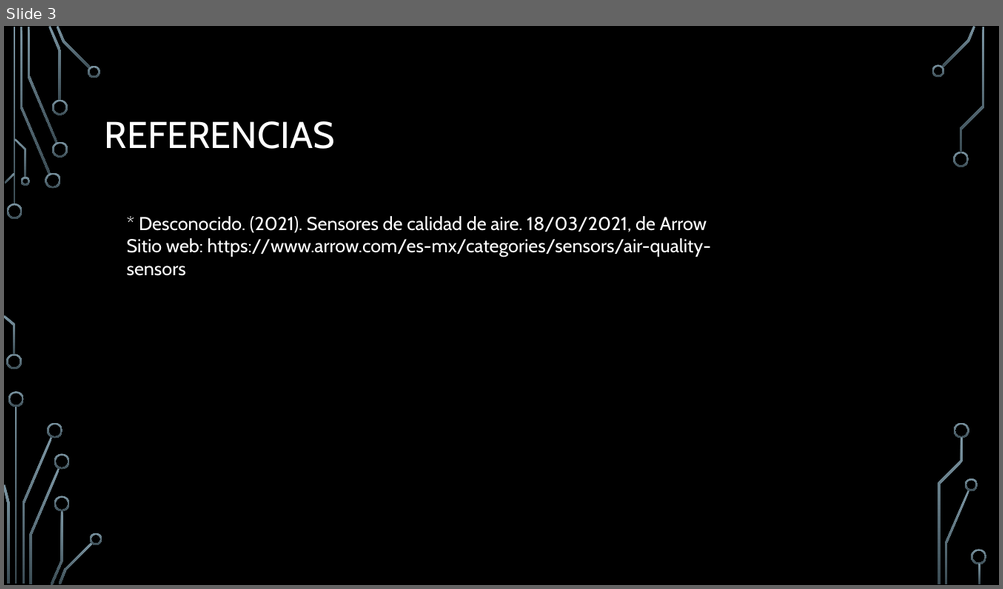
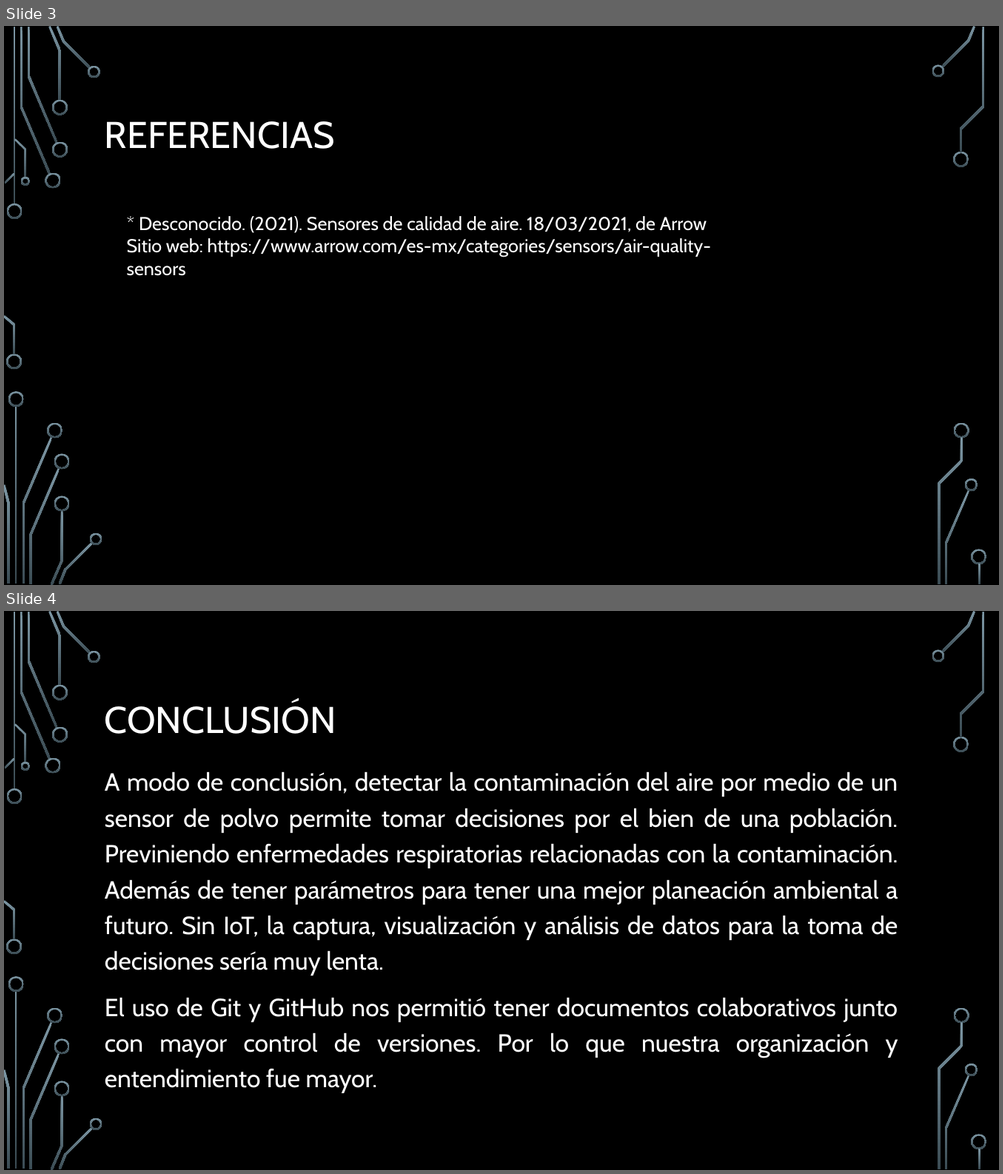
Before and after one commit to matheo-pw/Proyecto-CS, a slide deck: Proyecto Final CS.pptx. Shown one above the other, each under a label of ours: slide 3 before the commit, slides 3 and 4 after it. The pictures are 1003x589 and 1003x1174 pixels, drawn with LibreOffice and Linux fonts; fonts in the diff are those of the drawing; background and template pictures are left out. Boxes give left, top, right and bottom in pixels: in the first picture for what was removed or moved away, otherwise in the second. Text is boxed around its words. In the diff, an @@ line names an element or a change of style, - is before the commit and + after.

Commit message:
Agregue mi nombre y conclusión - Matheo

```diff
--- a/Proyecto Final CS.pptx
+++ b/Proyecto Final CS.pptx
@@ slide 4 added at (x1=4, y1=611, x2=999, y2=1170), background picture (left out); not listed: 36 template elements that a slide beside it also shows @@
@@ title added at (x1=105, y1=702, x2=336, y2=734), 36 pt, text #FFFFFF @@
+CONCLUSIÓN
@@ text added at (x1=105, y1=772, x2=898, y2=1058), 24 pt, text #FFFFFF @@
+A modo de conclusión, detectar la contaminación del aire por medio de un sensor de polvo permite tomar decisiones por el bien de una población. Previniendo enfermedades respiratorias relacionadas con la contaminación. Además de tener parámetros para tener una mejor planeación ambiental a futuro. Sin IoT, la captura, visualización y análisis de datos para la toma de decisiones sería muy lenta.
+El uso de Git y GitHub nos permitió tener documentos colaborativos junto con mayor control de versiones. Por lo que nuestra organización y entendimiento fue mayor.
```
Also in this commit, not shown: 1 slide changed, 1 other file.
